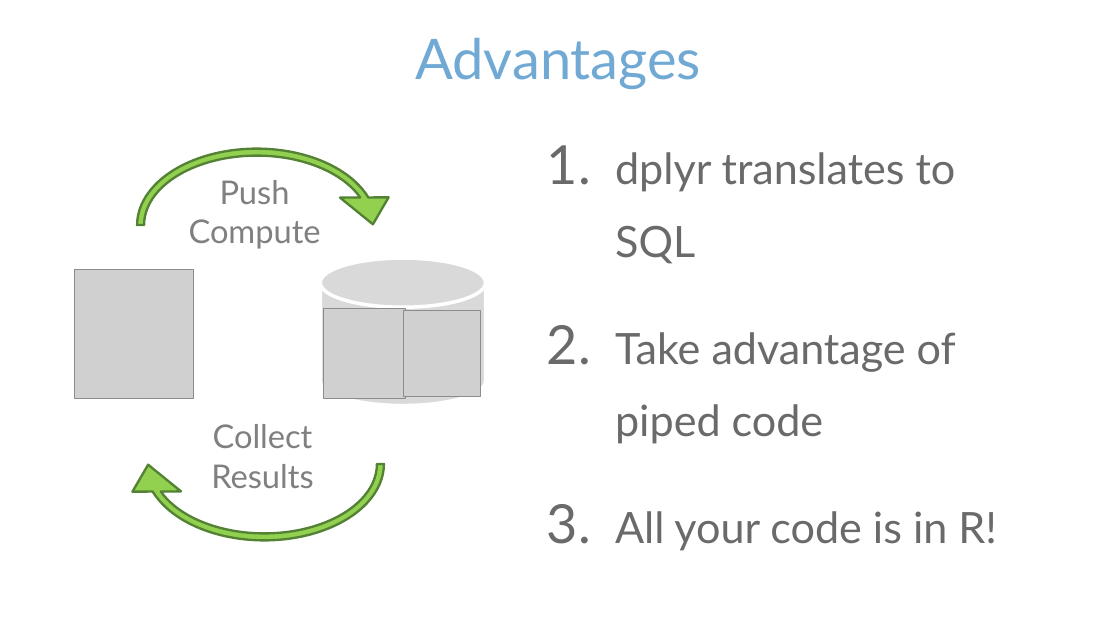
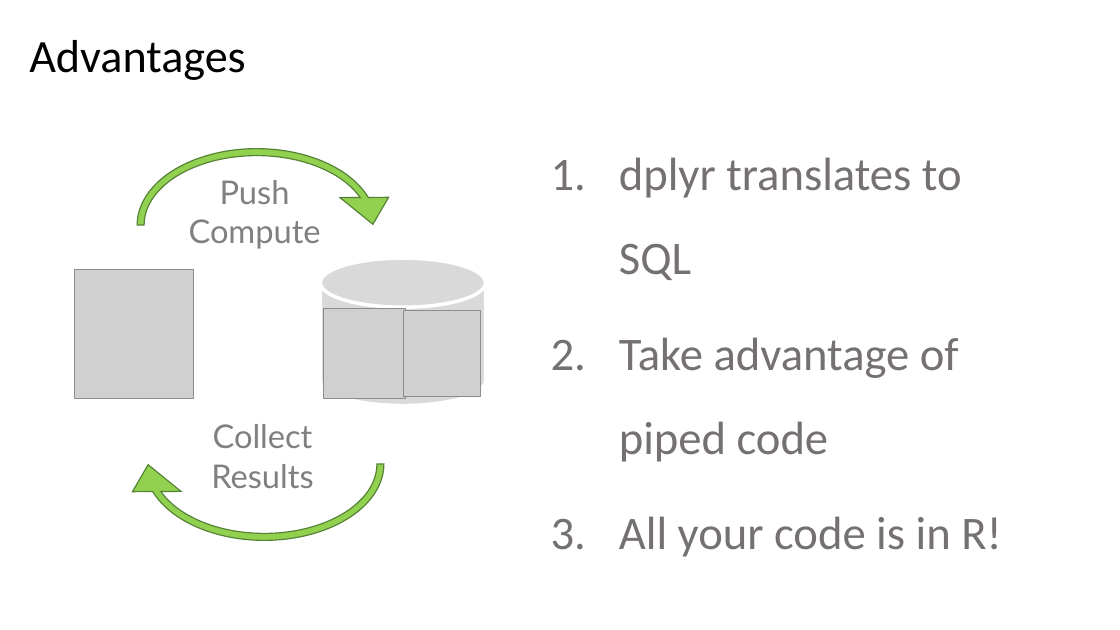
Before and after one commit to blairj09/odbc-webinar, a slide deck: slide 17 of odbc-with-r-overview.pptx. Drawn at 1120x630 pixels with LibreOffice and Linux fonts; fonts in the diff are those of the drawing; grey boxes stand for pictures; background and template pictures are left out. Boxes give left, top, right and bottom in pixels: in the first picture for what was removed or moved away, otherwise in the second. Text is boxed around its words. In the diff, an @@ line names an element or a change of style, - is before the commit and + after.

Commit message:
Update slide deck theme

```diff
--- a/odbc-with-r-overview.pptx
+++ b/odbc-with-r-overview.pptx
@@ title "Advantages" at bbox=[29, 40, 246, 80]: size 48 to 39.6 pt, font Lato to Calibri, text colour #71A9D5 to #000000; alignment centre to left; line spacing 1 to 0.9 @@
@@ text "dplyr translates to SQL" at bbox=[619, 157, 1001, 557]: size 37 to 40 pt, font Lato to Calibri, text colour #6A6A6A to #767171; line spacing 1.4 to 1.5; less space between paragraphs; vertical alignment middle to top @@
@@ circular arrow at bbox=[116, 128, 397, 322]: outline #548235 2 pt to #548235 1 pt @@
@@ circular arrow at bbox=[124, 367, 404, 561]: outline #548235 2 pt to #548235 1 pt @@
```
Also in this commit, not shown: 24 other slides changed.
